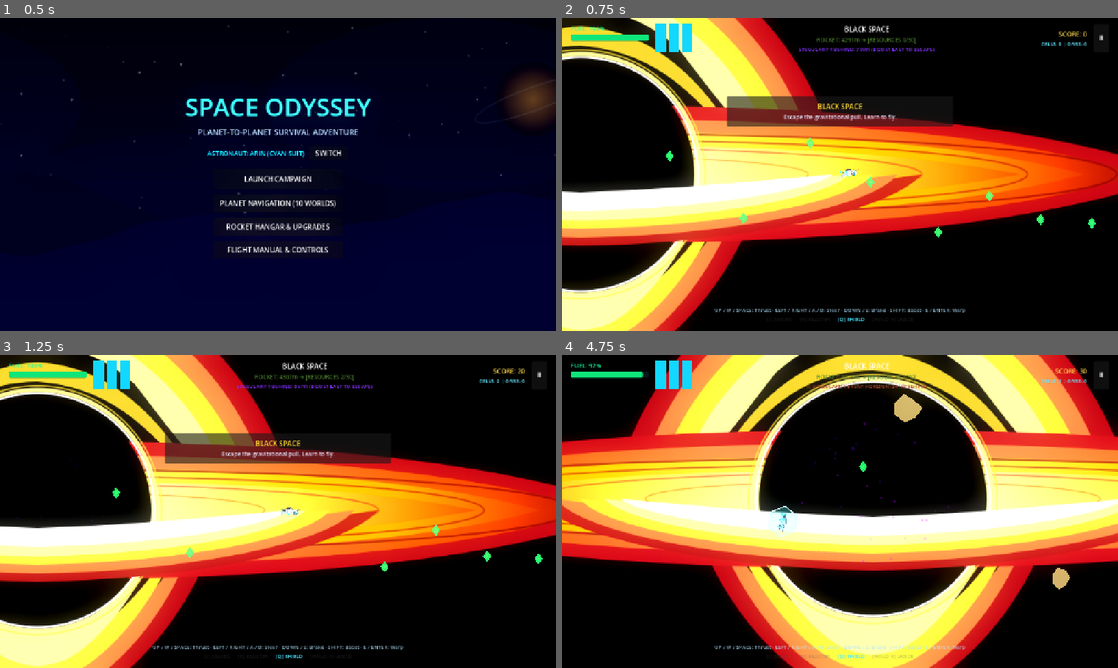
Above: before the commit, frames 1-4 (two rows, left to right).
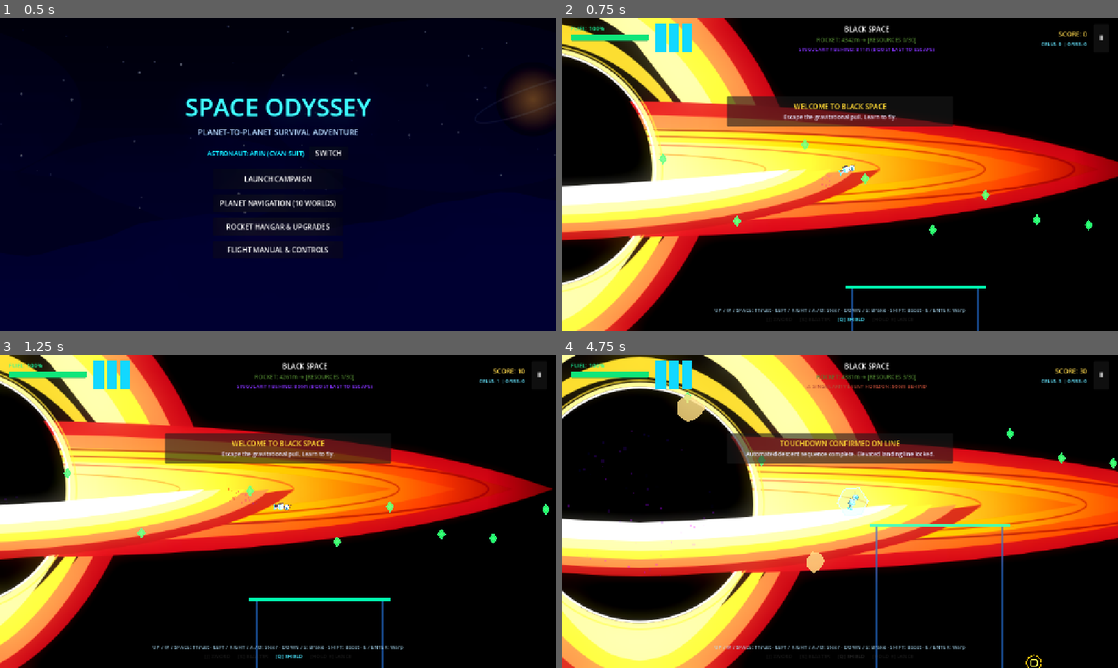
Above: after the commit, the same moments.

Repository: mallikarjunr444-gif/respawn-2d-game
Game: Godot game, scene res://scenes/main_menu.tscn
The game is run twice, just before and just after one commit, with the same random seed, the same clock (stepped at 60 frames per second) and the same inputs.
Inputs (mouse positions are in pixels of both pictures, inside the frame that each line leads up to):
- Up to frame 1 (0.5 s): no input
- Up to frame 2 (0.75 s): click "LAUNCH CAMPAIGN" at 0.5 s
- Up to frame 3 (1.25 s): no input
- Up to frame 4 (4.75 s): tap Enter (ui_accept) at 1.25, 1.52, 4.52 s; move the mouse to (962, 495) at 1.27 s; hold D (move_right) 1.28-2 s; tap Q (shield) at 1.35, 3.05, 4.35 s; click (962, 495) at 1.42 s; drag from (728, 527) to (834, 505) at 2.02 s; move the mouse to (895, 442) at 2.77 s; hold A (move_left) 2.78-3.5 s; hold Shift (boost) 2.78-3.5 s; drag from (812, 574) to (673, 464) at 3.52 s; move the mouse to (1006, 558) at 4.27 s; hold D (move_right) from 4.28 s (still down)

Frame 1 is identical in both runs. In frame 2, 41% of the frame differs, in the area x 0-100%, y 0-100%; in frame 3, 53%; in frame 4, 78%.

Commit message:
feat: add automated landing sequence and dynamic level generation features

Diff:
--- a/scenes/game.gd
+++ b/scenes/game.gd
@@ -46,8 +46,12 @@
 	_setup_visuals()
 	_generate_level()
 
-	hud.set_sector_title(world_info.get("name", "SPACE ODYSSEY"))
-	GameState.show_toast(world_info.get("name", ""), world_info.get("subtitle", "Survive and reach the gate"), 4.0)
+	var p_name = world_info.get("name", "SPACE ODYSSEY").to_upper()
+	if GameState.game_mode == "endless":
+		p_name = "SECTOR " + str(GameState.endless_sector) + " · " + p_name
+	hud.set_sector_title(p_name)
+	# Cinematic "WELCOME TO [PLANET NAME]" Banner upon entry/arrival
+	GameState.show_toast("WELCOME TO " + p_name, world_info.get("subtitle", "Survive and reach the gate"), 5.0)
 
 func _setup_visuals() -> void:
 	sky_rect.color = world_info.get("sky_color", Color(0.02, 0.03, 0.06, 1.0))
@@ -87,14 +91,74 @@
 	particles.color = col
 	add_child(particles)
 
+func _create_elevated_landing_line(pad_pos: Vector2, pad_width: float = 340.0) -> Node2D:
+	var pad_node = Node2D.new()
+	pad_node.name = "ElevatedLandingLine"
+	pad_node.position = pad_pos
+
+	# Stanchions / Support Pillars holding the elevated line
+	var left_stanchion = Line2D.new()
+	left_stanchion.points = PackedVector2Array([Vector2(0, 0), Vector2(0, 900)])
+	left_stanchion.default_color = Color(0.2, 0.35, 0.55, 0.8)
+	left_stanchion.width = 6.0
+	pad_node.add_child(left_stanchion)
+
+	var right_stanchion = Line2D.new()
+	right_stanchion.points = PackedVector2Array([Vector2(pad_width, 0), Vector2(pad_width, 900)])
+	right_stanchion.default_color = Color(0.2, 0.35, 0.55, 0.8)
+	right_stanchion.width = 6.0
+	pad_node.add_child(right_stanchion)
+
+	# Holographic green landing line (Never below screen!)
+	var holo_line = Line2D.new()
+	holo_line.points = PackedVector2Array([Vector2(-20, 0), Vector2(pad_width + 20, 0)])
+	holo_line.default_color = Color(0.1, 1.0, 0.65, 0.95)
+	holo_line.width = 9.0
+	pad_node.add_child(holo_line)
+
+	# Beacon Lights
+	var light_l = PointLight2D.new()
+	light_l.color = Color(0.1, 1.0, 0.65)
+	light_l.energy = 1.5
+	light_l.position = Vector2(0, -12)
+	pad_node.add_child(light_l)
+
+	var light_r = PointLight2D.new()
+	light_r.color = Color(0.1, 1.0, 0.65)
+	light_r.energy = 1.5
+	light_r.position = Vector2(pad_width, -12)
+	pad_node.add_child(light_r)
+
+	# Collision Line (elevated platform)
+	var body = StaticBody2D.new()
+	var col = CollisionShape2D.new()
+	var seg = SegmentShape2D.new()
+	seg.a = Vector2(-25, 0)
+	seg.b = Vector2(pad_width + 25, 0)
+	col.shape = seg
+	body.add_child(col)
+	pad_node.add_child(body)
+
+	add_child(pad_node)
+	return pad_node
+
 func _generate_level() -> void:
-	# 1. Spawn Player (Facing right, escaping away from black hole)
+	# 1. Dynamic Randomized Insertion Coordinates & Elevated Landing Line (Different positions each run!)
+	var base_start = world_info.get("player_start", Vector2(1200.0, 2000.0))
+	var start_pos = base_start + Vector2(randf_range(-140.0, 160.0), randf_range(-100.0, 120.0))
+
+	# Elevated landing line elevated strictly above ground (Never below screen!)
+	var landing_y = clampf(start_pos.y + 320.0, 1200.0, level_bounds.size.y - 750.0)
+	var pad_pos = Vector2(start_pos.x + 60.0, landing_y)
+	_create_elevated_landing_line(pad_pos, 340.0)
+
 	player = player_scene.instantiate()
-	var start_pos = world_info.get("player_start", Vector2(1200.0, 2000.0))
 	player.position = start_pos
 	player.facing_angle = 0.0
-	player.velocity = Vector2(80.0, 0.0)
+	player.velocity = Vector2(80.0, 35.0)
 	player.level_bounds = level_bounds
+	player.landing_target = Vector2(pad_pos.x + 170.0, pad_pos.y - 18.0)
+	player.is_auto_landing = true # Fully automated descent sequence on entering atmosphere!
 
 	# Space mode: ONLY rocket in space; on planet: character
 	var is_in_space = world_info.get("is_space", false) or world_info.get("id") == "black_space"
@@ -102,30 +166,36 @@
 
 	# Configure planetary environmental forces
 	var grav_val = world_info.get("gravity_strength", 200.0)
-	player.level_gravity = Vector2(0.0, grav_val * 0.15) # Smooth flight gravity
+	player.level_gravity = Vector2(0.0, grav_val * 0.15)
 	var wind_dir = world_info.get("wind_direction", Vector2.ZERO)
 	var wind_str = world_info.get("wind_strength", 0.0)
 	player.level_wind = wind_dir * wind_str
 	player.level_drag = world_info.get("drag_coefficient", 0.015)
 	add_child(player)
 
-	# 2. Spawn Launch Gate
+	# 2. Spawn Launch Gate at dynamically varied position
 	launch_gate = launch_gate_scene.instantiate()
-	var gate_pos = world_info.get("launch_gate_position", Vector2(level_bounds.size.x - 500.0, 2000.0))
+	var base_gate = world_info.get("launch_gate_position", Vector2(level_bounds.size.x - 500.0, 2000.0))
+	var gate_pos = base_gate + Vector2(randf_range(-120.0, 80.0), randf_range(-120.0, 120.0))
 	launch_gate.position = gate_pos
 	launch_gate.set_min_fuel(world_info.get("min_fuel_to_launch", 15.0))
 	launch_gate.set_required_cells(world_info.get("fuel_cell_count", 0))
 	add_child(launch_gate)
 
-	# 3. Spawn Black Hole (opening space only — positioned behind the player on the left)
-	if world_info.get("has_black_hole", false):
-		devourer = devourer_scene.instantiate()
-		devourer.position = world_info.get("black_hole_position", Vector2(500.0, 2000.0))
-		devourer.pull_radius = world_info.get("black_hole_pull_radius", 2200.0)
-		devourer.pull_strength = world_info.get("black_hole_pull_strength", 420.0)
-		devourer.kill_radius = world_info.get("black_hole_kill_radius", 180.0)
-		devourer.target_player = player
-		add_child(devourer)
+	# 3. Dynamic Black Hole pursuit running behind the player across the whole space
+	devourer = devourer_scene.instantiate()
+	var bh_x = start_pos.x - 800.0
+	var bh_y = start_pos.y
+	devourer.position = Vector2(bh_x, bh_y)
+	devourer.pull_radius = 2400.0 + (GameState.current_world_idx * 120.0)
+	devourer.pull_strength = 450.0 + (GameState.current_world_idx * 25.0)
+	devourer.kill_radius = 180.0
+	devourer.pursuit_speed = 52.0 + (GameState.current_world_idx * 7.0)
+	if GameState.game_mode == "endless":
+		devourer.pursuit_speed += GameState.endless_sector * 12.0
+		devourer.pull_strength += GameState.endless_sector * 20.0
+	devourer.target_player = player
+	add_child(devourer)
 
 	# 4. Spawn Fuel Cells along the route
 	_spawn_collectibles(start_pos, gate_pos)
--- a/scenes/ui/hud.gd
+++ b/scenes/ui/hud.gd
@@ -127,7 +127,7 @@
 func _update_weapons() -> void:
 	sword_icon.modulate = Color(0.3, 0.9, 1.0, 1.0) if GameState.has_sword else Color(0.3, 0.3, 0.3, 0.3)
 	blaster_icon.modulate = Color(0.3, 0.9, 1.0, 1.0) if GameState.has_blaster else Color(0.3, 0.3, 0.3, 0.3)
-	shield_icon.modulate = Color(0.3, 0.9, 1.0, 1.0) if GameState.has_shield else Color(0.3, 0.3, 0.3, 0.3)
+	shield_icon.modulate = Color(0.3, 0.9, 1.0, 1.0) if (GameState.has_shield and GameState.shield_charges > 0) else Color(0.4, 0.4, 0.4, 0.35)
 	lance_icon.modulate = Color(0.8, 0.4, 1.0, 1.0) if GameState.has_lance else Color(0.3, 0.3, 0.3, 0.3)
 
 func _on_toast_requested(title: String, subtitle: String, duration: float) -> void:
@@ -137,13 +137,24 @@
 	toast_timer = duration
 
 func _on_player_died(reason: String) -> void:
+	var title_lbl = $GameOverPanel/VBox/Title
+	if title_lbl:
+		title_lbl.text = "LEVEL FAILED — TRY AGAIN"
+	var restart_lbl = $GameOverPanel/VBox/RestartBtn
+	if restart_lbl:
+		restart_lbl.text = "TRY AGAIN FROM START OF GAME [R]"
 	game_over_reason.text = reason
 	game_over_panel.visible = true
 
 func _on_restart_pressed() -> void:
 	GameState.force_unpause()
-	GameState.restart_level()
+	# If failed, restart from the start of the game (World 0)
+	GameState.start_level(0)
 
 func _on_menu_pressed() -> void:
 	GameState.force_unpause()
 	GameState.go_to_menu()
+
+func _unhandled_input(event: InputEvent) -> void:
+	if game_over_panel.visible and event.is_action_pressed("restart"):
+		_on_restart_pressed()
--- a/scenes/ui/hud.tscn
+++ b/scenes/ui/hud.tscn
@@ -219,7 +219,7 @@
 layout_mode = 2
 theme_override_colors/font_color = Color(1, 0.2, 0.2, 1)
 theme_override_font_sizes/font_size = 28
-text = "MISSION FAILED"
+text = "LEVEL FAILED — TRY AGAIN"
 horizontal_alignment = 1
 
 [node name="ReasonLabel" type="Label" parent="GameOverPanel/VBox"]
@@ -232,7 +232,7 @@
 [node name="RestartBtn" type="Button" parent="GameOverPanel/VBox"]
 custom_minimum_size = Vector2(0, 38)
 layout_mode = 2
-text = "RETRY FLIGHT [R]"
+text = "TRY AGAIN FROM START OF GAME [R]"
 
 [node name="MenuBtn" type="Button" parent="GameOverPanel/VBox"]
 custom_minimum_size = Vector2(0, 36)
